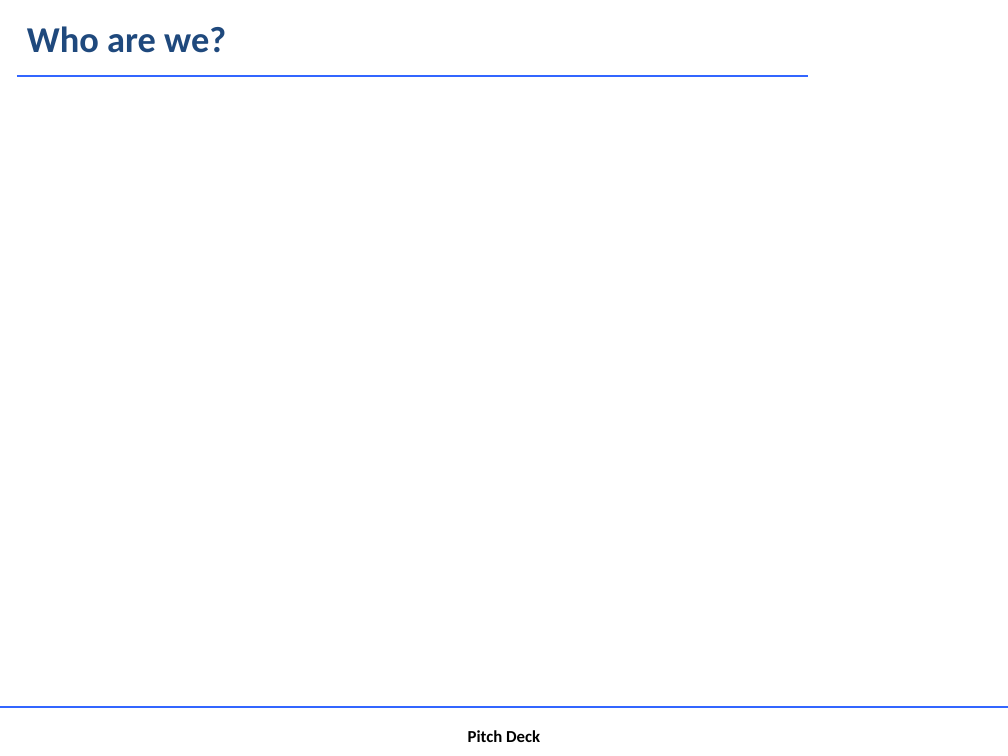
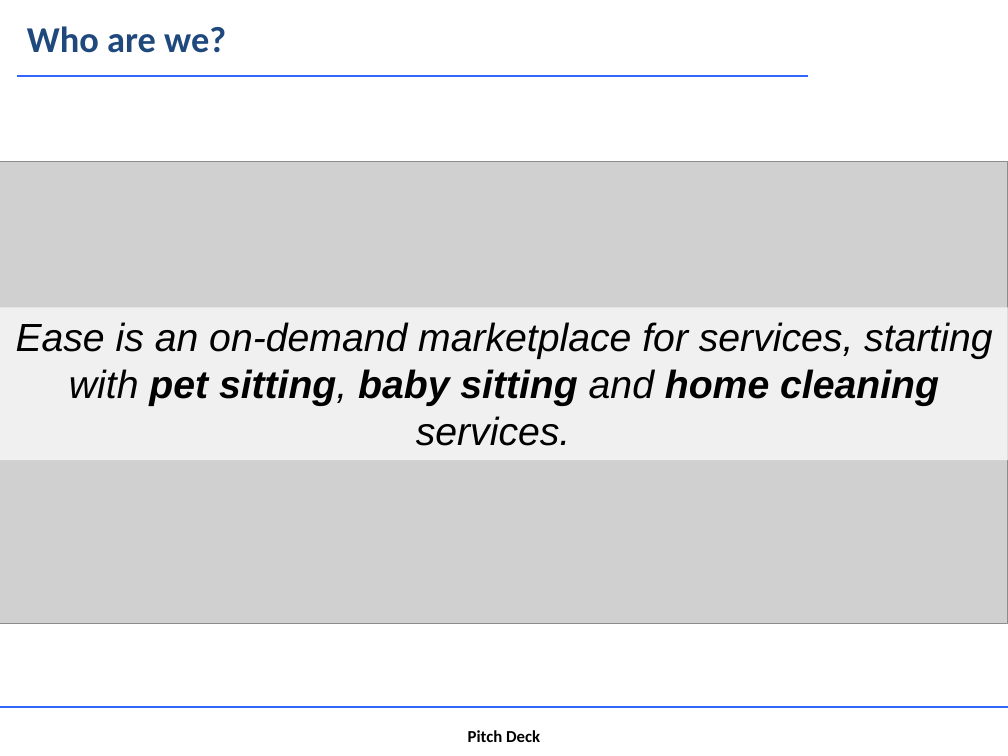
Before and after one commit to leeadrian841/project3, a slide deck: slide 2 of Ease_Pitchdeck.pptx. Drawn at 1008x756 pixels with LibreOffice and Linux fonts; fonts in the diff are those of the drawing; grey boxes stand for pictures; background and template pictures are left out. Boxes give left, top, right and bottom in pixels: in the first picture for what was removed or moved away, otherwise in the second. Text is boxed around its words. In the diff, an @@ line names an element or a change of style, - is before the commit and + after.

```diff
--- a/Ease_Pitchdeck.pptx
+++ b/Ease_Pitchdeck.pptx
@@ picture added at [0, 162, 1008, 624] @@
@@ rectangle added at [0, 307, 1008, 460], fill #FFFFFF at 69% opacity, 28 pt, text #000000, italic @@
+Ease is an on-demand marketplace for services, starting with pet sitting, baby sitting and home cleaning services.
```
Also in this commit, not shown: 2 other slides changed, 2 other files.
